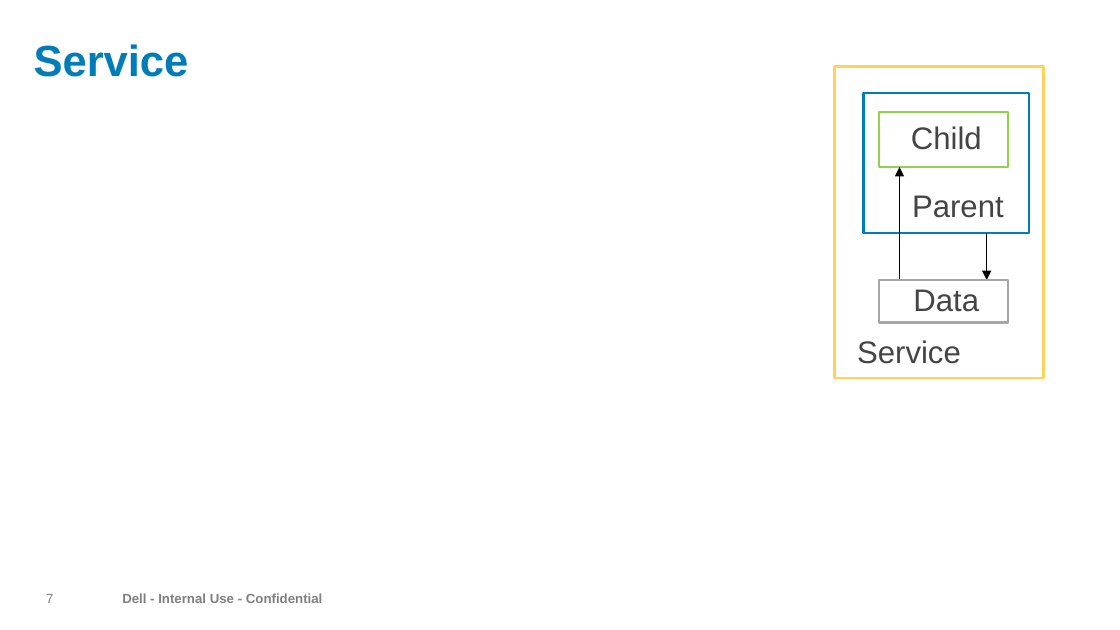
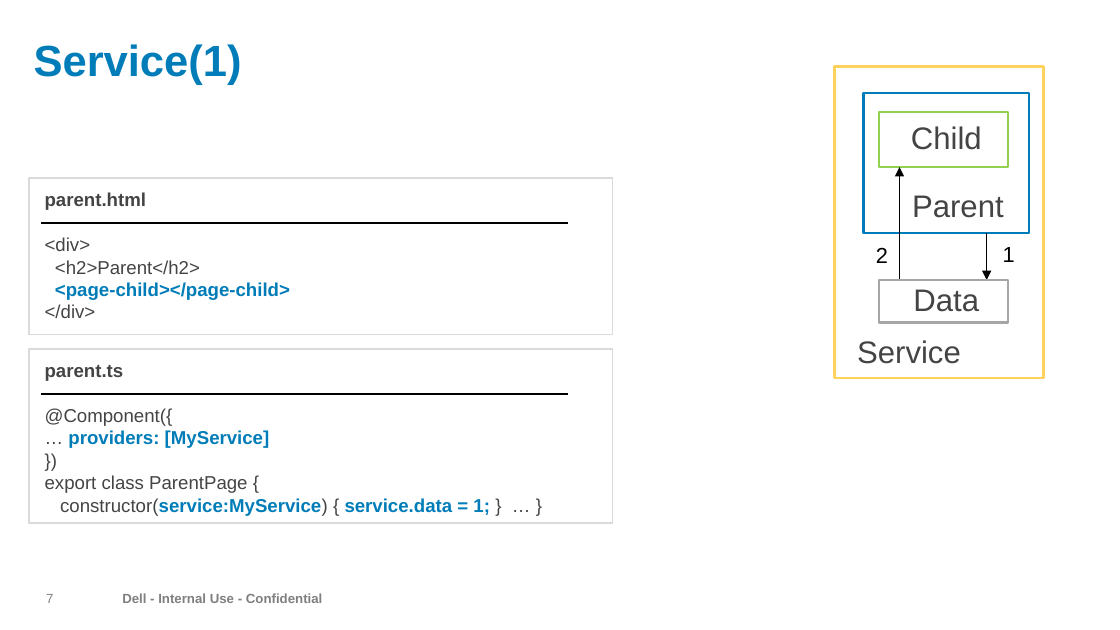
Before and after one commit to iuin/angular-example, a slide deck: slide 7 of Component Interaction.pptx. Drawn at 1120x630 pixels with LibreOffice and Linux fonts; fonts in the diff are those of the drawing; background and template pictures are left out. Boxes give left, top, right and bottom in pixels: in the first picture for what was removed or moved away, otherwise in the second. Text is boxed around its words. In the diff, an @@ line names an element or a change of style, - is before the commit and + after.

```diff
--- a/Component Interaction.pptx
+++ b/Component Interaction.pptx
@@ title at bbox=[34, 44, 242, 85]: text changed @@
-Service
+Service(1)
@@ rectangle added at bbox=[29, 178, 613, 335], outline #DADADA 1 pt @@
@@ text added at bbox=[45, 192, 290, 318], 12 pt, text #444444, bold @@
+parent.html
+<div>
+<h2>Parent</h2>
+<page-child></page-child>
+</div>
@@ line added from (41, 223) to (568, 223), #000000 1 pt @@
@@ text added at bbox=[876, 247, 888, 263], 14 pt, text #000000 @@
+2
@@ text added at bbox=[1003, 247, 1015, 262], 14 pt, text #000000 @@
+1
@@ rectangle added at bbox=[29, 348, 613, 523], outline #DADADA 1 pt @@
@@ text added at bbox=[45, 365, 490, 516], 12 pt, text #444444, bold @@
+parent.ts
+@Component({
+… providers: [MyService]
+})
+export class ParentPage {
+constructor(service:MyService) { service.data = 1; } … }
@@ line added from (41, 394) to (568, 394), #000000 1 pt @@
```
Also in this commit, not shown: 7 other slides changed, 3 slides added, 1 other file.
